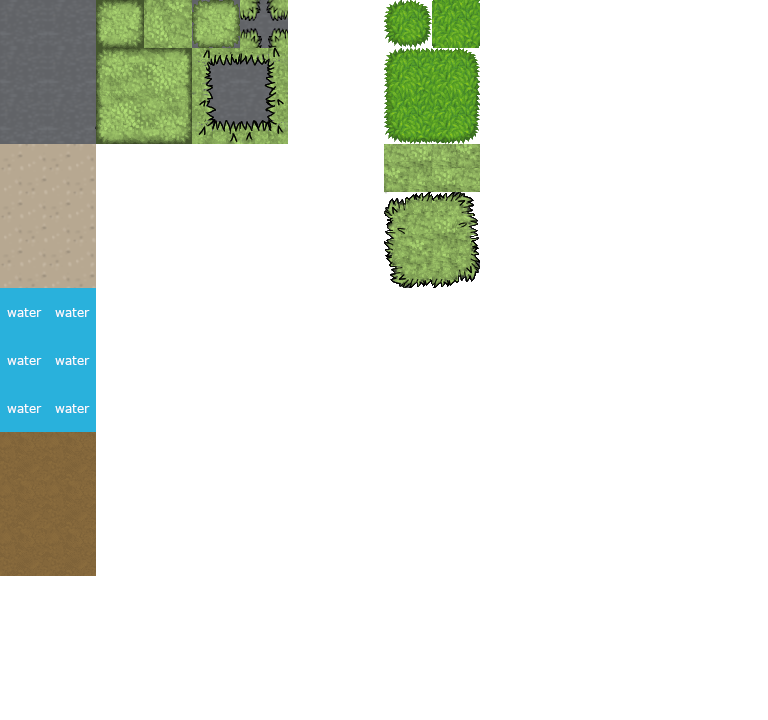
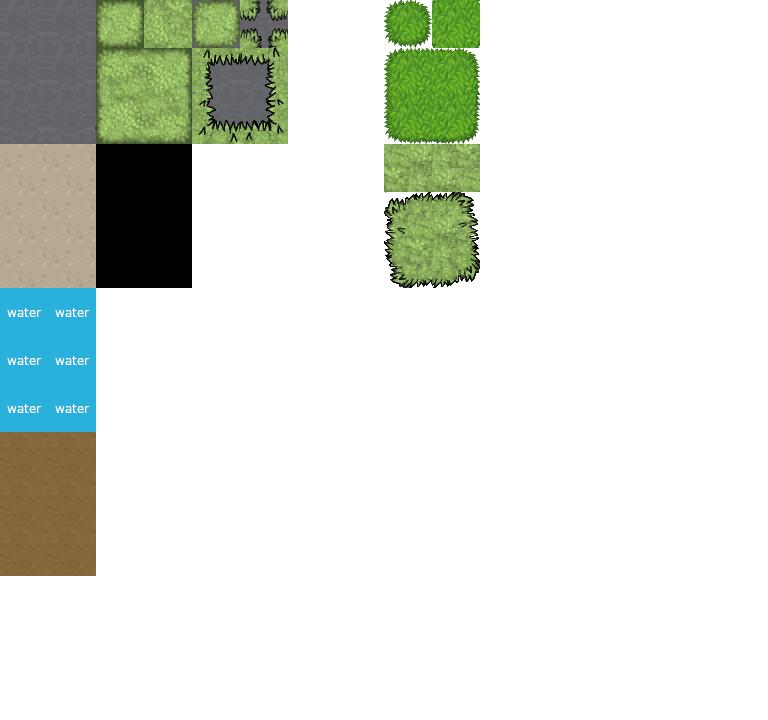
Two versions of the same layered image (768px x 720px). Layer-by-layer changes:
painted on "Proper" over [96, 144, 192, 288]
